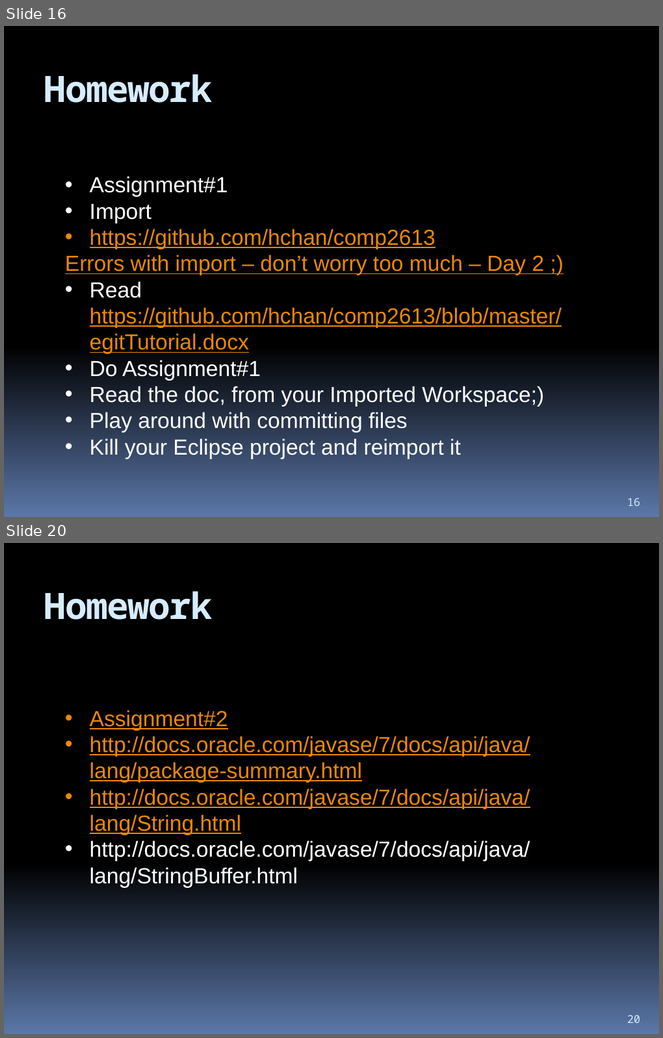
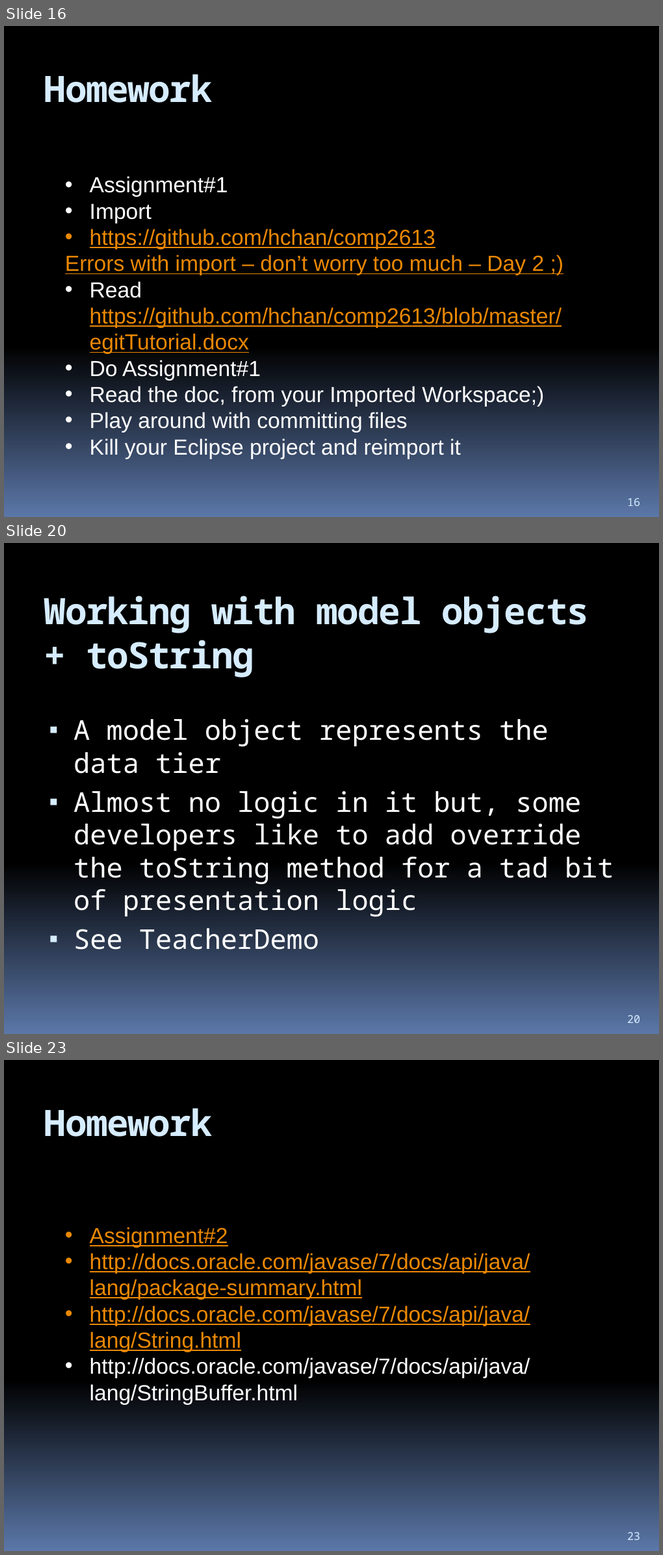
Before and after one commit to hchan/comp2613, a slide deck: coursePresentation.pptx. Shown one above the other, each under a label of ours: slides 16 and 20 before the commit, slides 16, 20 and 23 after it; the slides between them are not shown. The pictures are 663x1038 and 663x1555 pixels, drawn with LibreOffice and Linux fonts; fonts in the diff are those of the drawing. Boxes give left, top, right and bottom in pixels: in the first picture for what was removed or moved away, otherwise in the second. Text is boxed around its words. In the diff, an @@ line names an element or a change of style, - is before the commit and + after.

```diff
--- a/coursePresentation.pptx
+++ b/coursePresentation.pptx
@@ slide 20 added at bbox=[4, 543, 659, 1034], background gradient #000000 to #5B77A8 @@
@@ title added at bbox=[44, 596, 589, 678], 40 pt, text #D6ECFF, bold @@
+Working with model objects + toString
@@ text added at bbox=[74, 719, 614, 950], 30 pt, text #FFFFFF @@
+▪ A model object represents the data tier
+▪ Almost no logic in it but, some developers like to add override the toString method for a tad bit of presentation logic
+▪ See TeacherDemo
@@ page number added at bbox=[627, 1016, 640, 1023], 12 pt, text #D6ECFF @@
+20
@@ what was slide 20 is now slide 23 @@
@@ page number at bbox=[627, 1533, 640, 1540]: text changed @@
-20
+23
```
Also in this commit, not shown: 3 slides changed, 2 other slides added, 11 other files.
